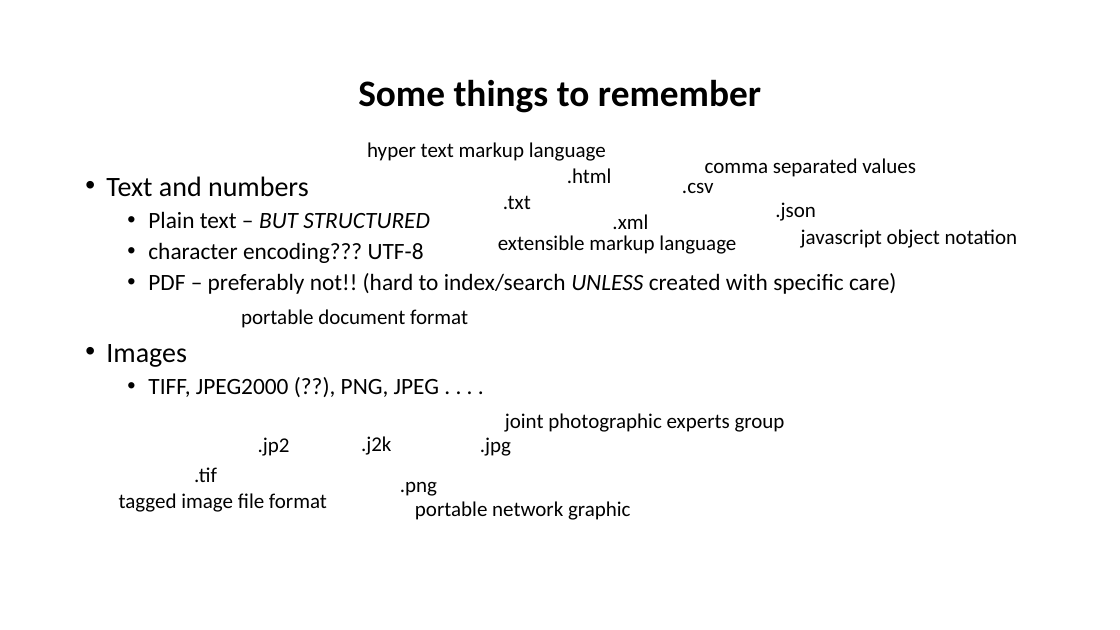
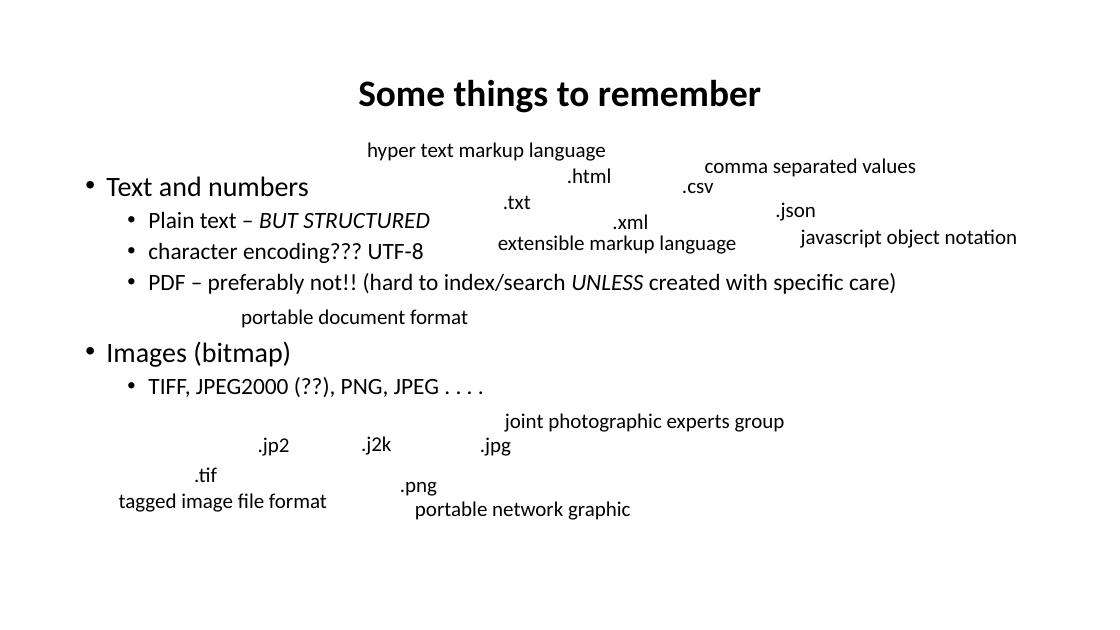
Before and after one commit to tibbben/teaching.data.literacy, a slide deck: slide 10 of UM_DataManagementClass/Lessons/03/03_secondMeeting.pptx. Drawn at 1120x630 pixels with LibreOffice and Linux fonts; fonts in the diff are those of the drawing. Boxes give left, top, right and bottom in pixels: in the first picture for what was removed or moved away, otherwise in the second. Text is boxed around its words. In the diff, an @@ line names an element or a change of style, - is before the commit and + after.

```diff
--- a/UM_DataManagementClass/Lessons/03/03_secondMeeting.pptx
+++ b/UM_DataManagementClass/Lessons/03/03_secondMeeting.pptx
@@ text at (106, 341, 291, 367): text changed @@
-• Images
+• Images (bitmap)
```
Also in this commit, not shown: 5 other slides changed, 3 slides added, 2 other files.
